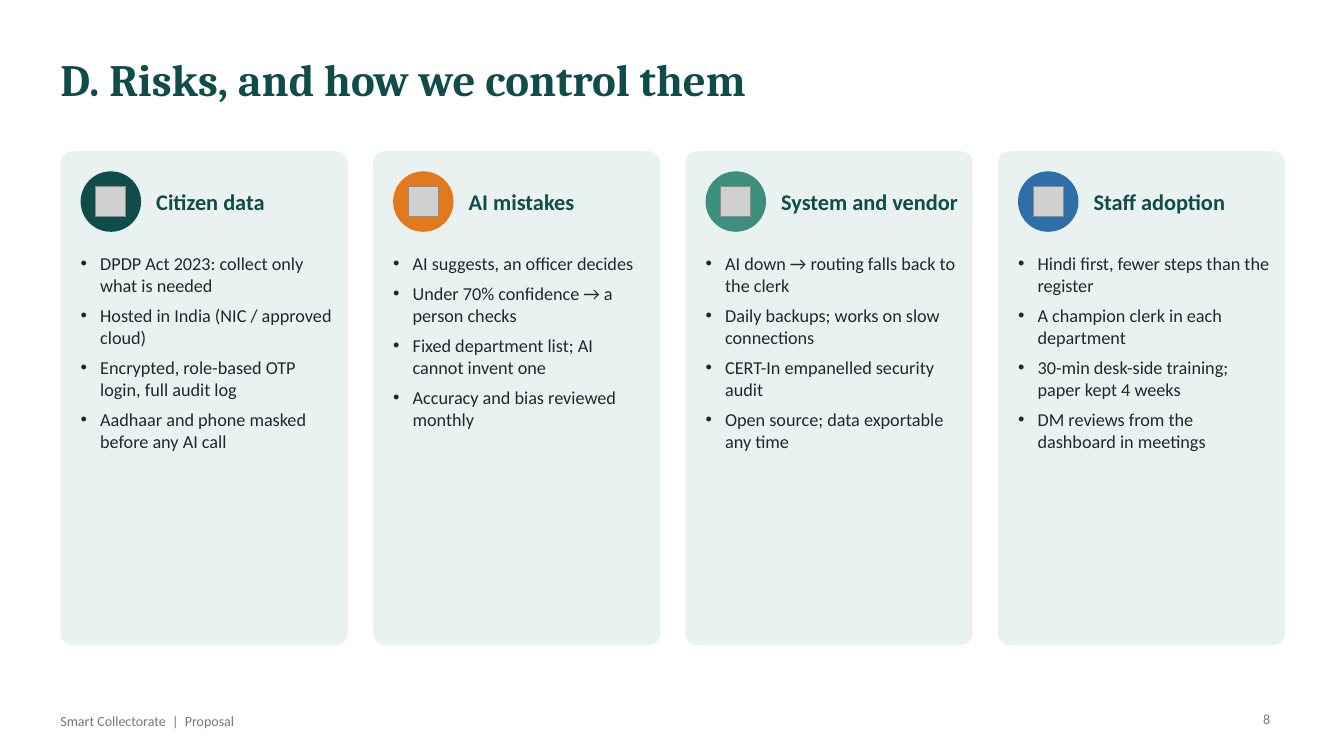
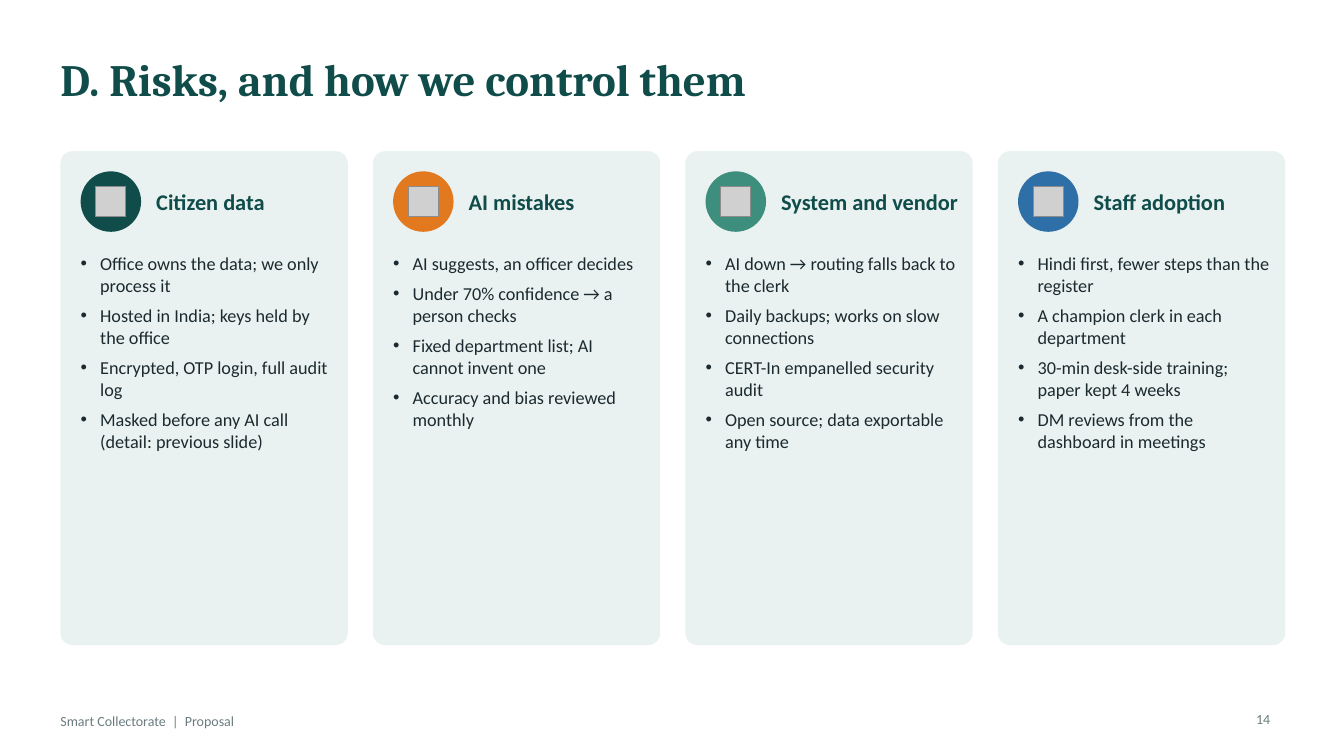
Before and after one commit to easycodewithme/Assignemnt-Automation, a slide deck: slide 14 of presentation/Smart_Collectorate_Proposal.pptx (slide 8 before the commit). Drawn at 1344x756 pixels with LibreOffice and Linux fonts; fonts in the diff are those of the drawing; grey boxes stand for pictures. Boxes give left, top, right and bottom in pixels: in the first picture for what was removed or moved away, otherwise in the second. Text is boxed around its words. In the diff, an @@ line names an element or a change of style, - is before the commit and + after.

```diff
--- a/presentation/Smart_Collectorate_Proposal.pptx
+++ b/presentation/Smart_Collectorate_Proposal.pptx
@@ text at (100, 257, 327, 451): text changed @@
-• DPDP Act 2023: collect only what is needed
-• Hosted in India (NIC / approved cloud)
-• Encrypted, role-based OTP login, full audit log
-• Aadhaar and phone masked before any AI call
+• Office owns the data; we only process it
+• Hosted in India; keys held by the office
+• Encrypted, OTP login, full audit log
+• Masked before any AI call (detail: previous slide)
@@ page number at (1256, 715, 1270, 724): text changed @@
-8
+14
```
Also in this commit, not shown: 3 other slides changed, 8 slides added, 21 other files.
